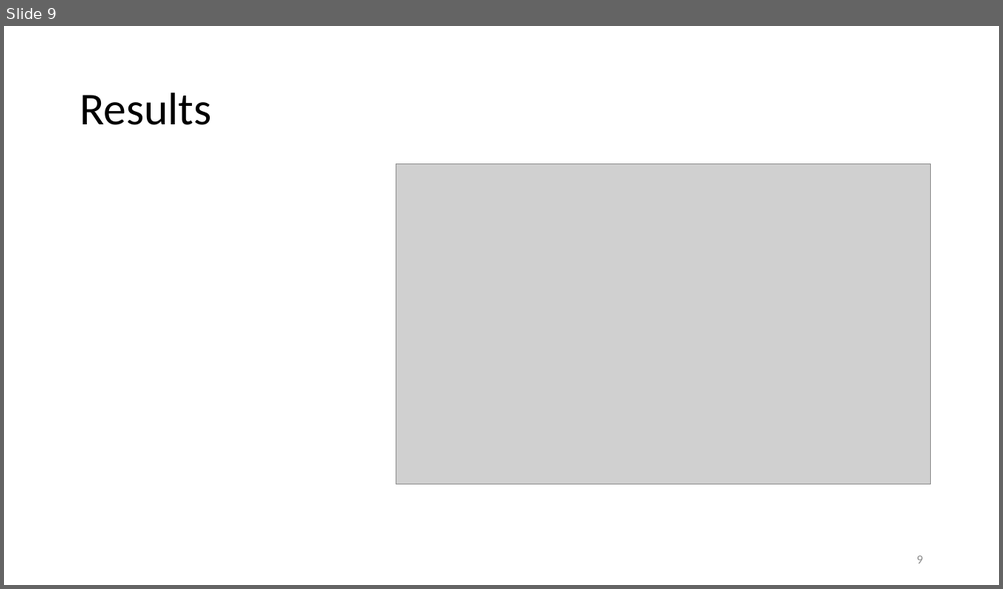
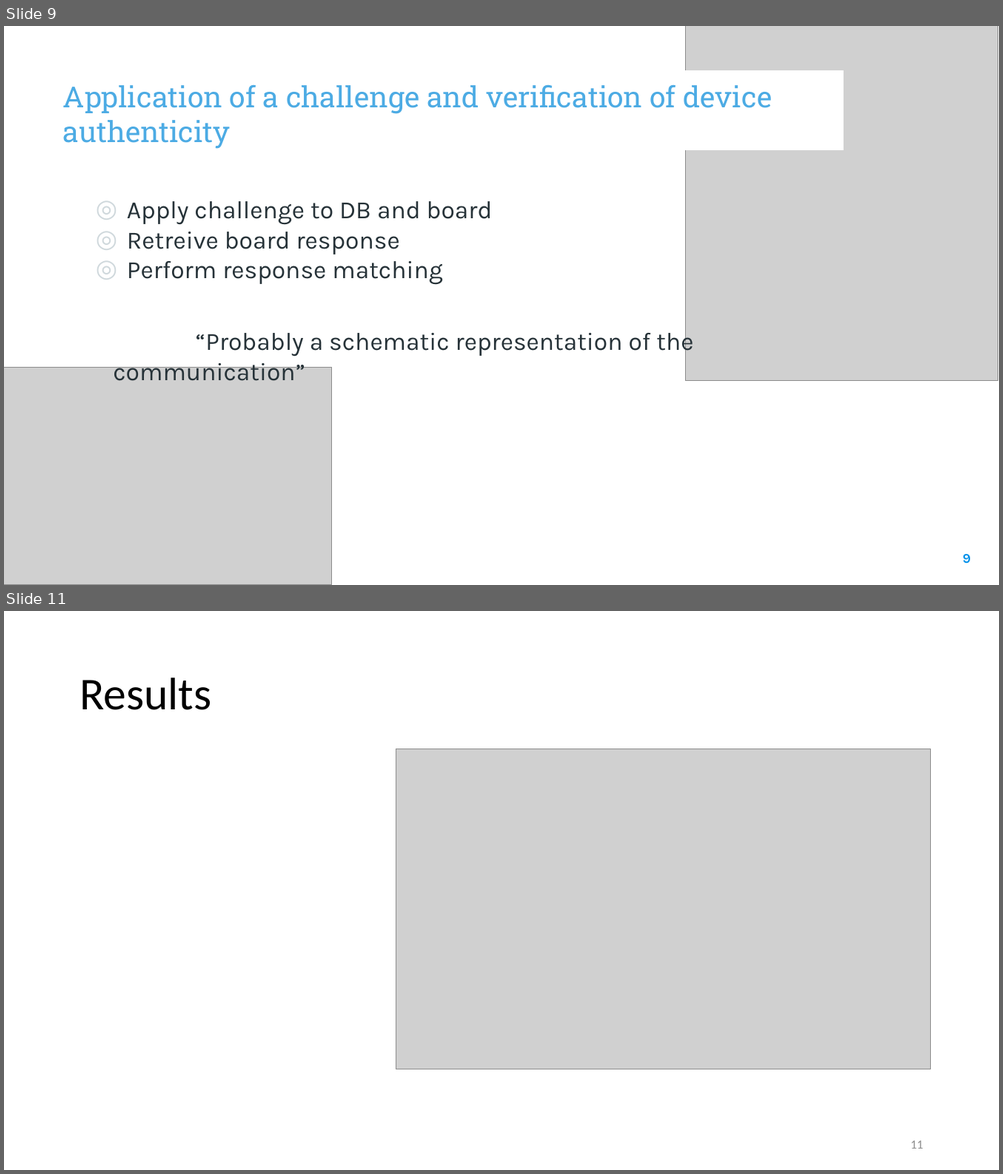
Before and after one commit to elenaroncolino/SEcube-code, a slide deck: Design and Development of a RAM-based PUF.pptx. Shown one above the other, each under a label of ours: slide 9 before the commit, slides 9 and 11 after it; the slides between them are not shown. The pictures are 1003x589 and 1003x1174 pixels, drawn with LibreOffice and Linux fonts; fonts in the diff are those of the drawing; grey boxes stand for pictures; background and template pictures are left out. Boxes give left, top, right and bottom in pixels: in the first picture for what was removed or moved away, otherwise in the second. Text is boxed around its words. In the diff, an @@ line names an element or a change of style, - is before the commit and + after.

```diff
--- a/Design and Development of a RAM-based PUF.pptx
+++ b/Design and Development of a RAM-based PUF.pptx
@@ slide 9 added at bbox=[4, 26, 999, 585], background picture (left out) @@
@@ picture added at bbox=[686, 26, 998, 381] @@
@@ rectangle added at bbox=[22, 70, 843, 150], fill #FFFFFF, outline #FFFFFF 0 pt @@
@@ text added at bbox=[63, 85, 771, 149], 28 pt, text #4CABE4 @@
+Application of a challenge and verification of device authenticity
@@ text added at bbox=[113, 201, 693, 381], 24 pt, text #263238 @@
+◎ Apply challenge to DB and board
+◎ Retreive board response
+◎ Perform response matching
+“Probably a schematic representation of the communication”
@@ picture added at bbox=[4, 368, 332, 585] @@
@@ page number added at bbox=[962, 554, 970, 564], 13 pt, text #0091EA, bold @@
+9
@@ what was slide 9 is now slide 11 @@
@@ page number at bbox=[910, 1141, 923, 1149]: text changed; text colour #8C8C8C to #8B8B8B @@
-9
+11
```
Also in this commit, not shown: 6 slides changed, 3 other slides added, 2 slides removed.
